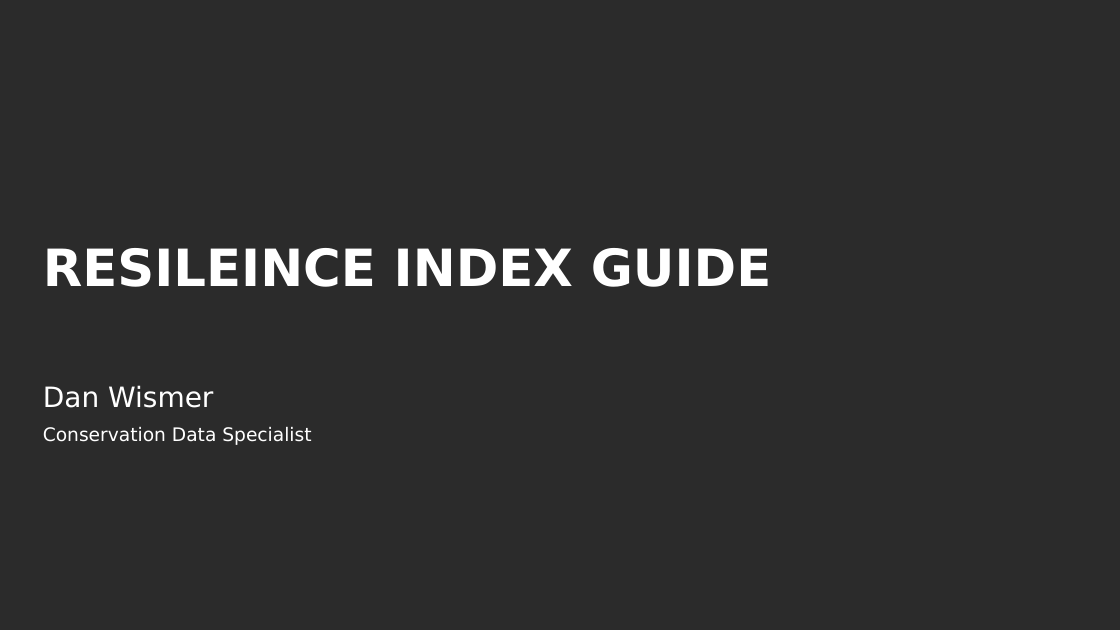
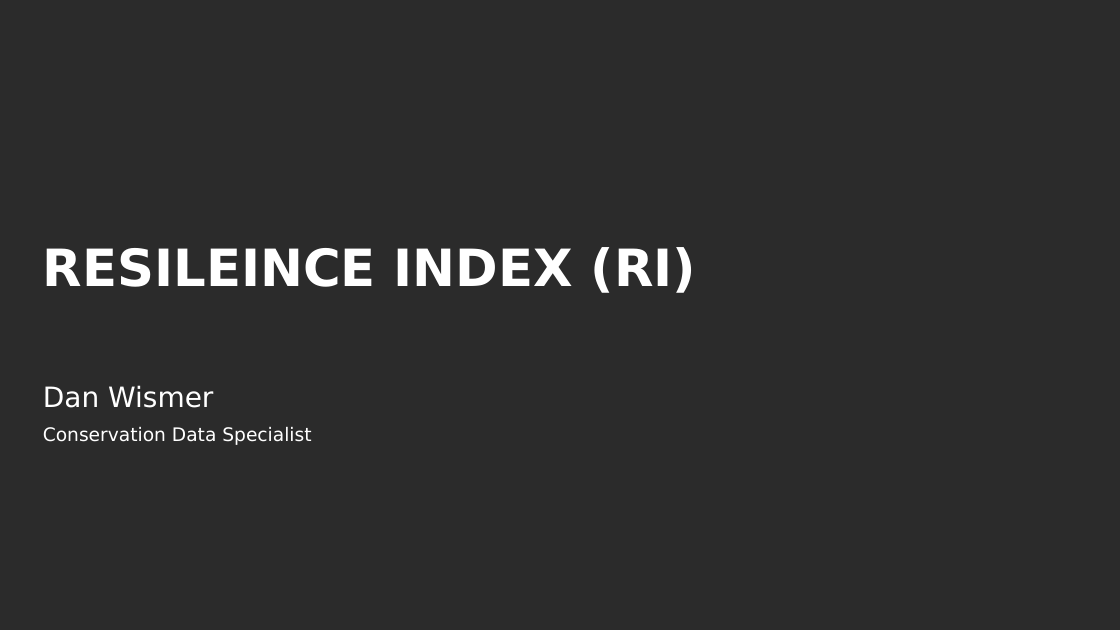
Before and after one commit to NCC-CNC/RI-proto, a slide deck: slide 1 of www/RI_GUIDE.pptx. Drawn at 1120x630 pixels with LibreOffice and Linux fonts; fonts in the diff are those of the drawing; background and template pictures are left out; a plain dark background stands for a picture behind light text. Boxes give left, top, right and bottom in pixels: in the first picture for what was removed or moved away, otherwise in the second. Text is boxed around its words. In the diff, an @@ line names an element or a change of style, - is before the commit and + after.

```diff
--- a/www/RI_GUIDE.pptx
+++ b/www/RI_GUIDE.pptx
@@ title at (x1=43, y1=247, x2=697, y2=293): text changed @@
-RESILEINCE INDEX GUIDE
+RESILEINCE INDEX (RI)
```
Also in this commit, not shown: 7 slides added, 1 slide removed, 3 other files.
